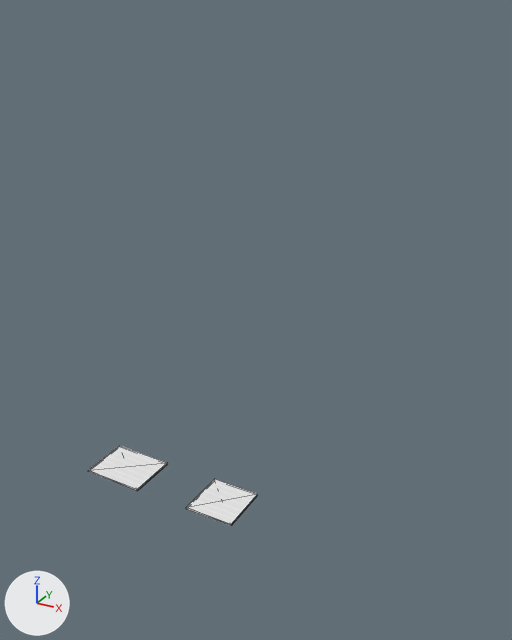
One commit to the OBJ model rl_sar/models/hotel_L1/meshes/wall_2.obj: the scene before it, then after it.
Both versions are drawn from a 50 mm camera at (21.7, -24.4, 21.4) aimed at (9.1, -1.5, 9.9). The axes (+X, +Y, +Z) are drawn at lower left. The lights are the same throughout. The older version comes first. Mesh edges are drawn as thin lines. Where no turn or scale is listed for an object, it has been applied to the vertices.

Names of what the first picture shows: 'walls'.
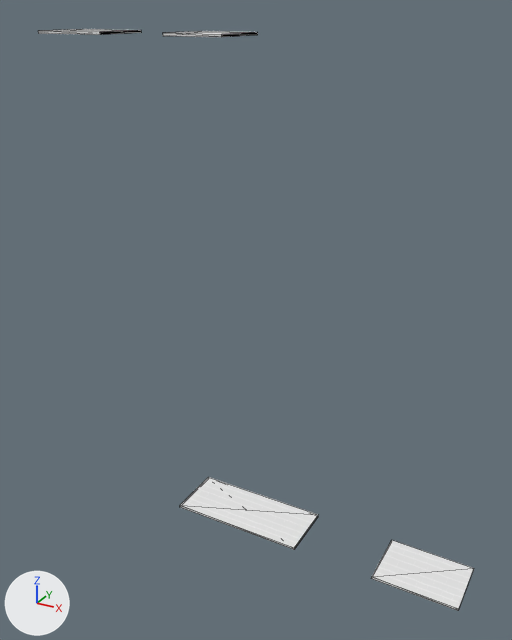
Changed parts and their boxes (x1, y1, x2, y2) in the pictures (512 x 640 px; the box of a moved part takes in the faces that stretch with it):
'walls', reshaped (156% wider, 620% taller)
    before: (88, 446, 258, 526)
    after: (38, 29, 474, 611)
part 1 of me_walls, moved or reshaped
    before: (186, 479, 258, 526)
    after: (163, 31, 258, 37)
part 2 of me_walls, moved or reshaped
    before: (88, 446, 167, 491)
    after: (38, 29, 141, 35)
part 3 of me_walls, added
    after: (371, 540, 474, 611)
part 4 of me_walls, added
    after: (180, 477, 318, 549)

Diff of the bpy script that builds the scene:
```diff
--- a/rl_sar/models/hotel_L1/meshes/wall_2.obj.py
+++ b/rl_sar/models/hotel_L1/meshes/wall_2.obj.py
@@ me_walls @@
 # used by ob_walls; location = (0.0, 0.0, 0.0)
-me_walls.from_pydata(...)  # 16 vertices, 20 faces; spans x 0.0..8.35, y -2.5..0.0, z 0.0..0.17
+me_walls.from_pydata(...)  # 32 vertices, 40 faces; spans x 0.0..18.57, y -2.5..0.0, z 0.0..20.62
+# me_walls part 1: the loose piece of 8 vertices spanning x 5.91..8.35, y -2.5..0.0, z 0.01..0.11 is moved by (-0.03, 0.0, 20.5)
+# me_walls part 2: the loose piece of 8 vertices spanning x 0.0..3.07, y -2.5..0.0, z 0.0..0.17 is turned -1.3 degrees about the y axis through its middle, then moved by (0.0, 0.0, 20.48)
+# me_walls part 3: the loose piece of 8 vertices spanning x 5.91..8.35, y -2.5..0.0, z 0.01..0.11 is copied, and the copy is scaled about its middle by (1.46, 1, 1), then moved by (9.66, 0.0, -0.01); it spans x 15.02..18.57, y -2.5..0.0, z 0.0..0.1
+# me_walls part 4: the loose piece of 8 vertices spanning x 5.91..8.35, y -2.5..0.0, z 0.01..0.11 is copied, and the copy is scaled about its middle by (2.45, 1, 1), then moved by (1.39, 0.0, -0.01); it spans x 5.55..11.5, y -2.5..0.0, z 0.0..0.1
 me_walls.materials.append(mat_wall_2)
```
